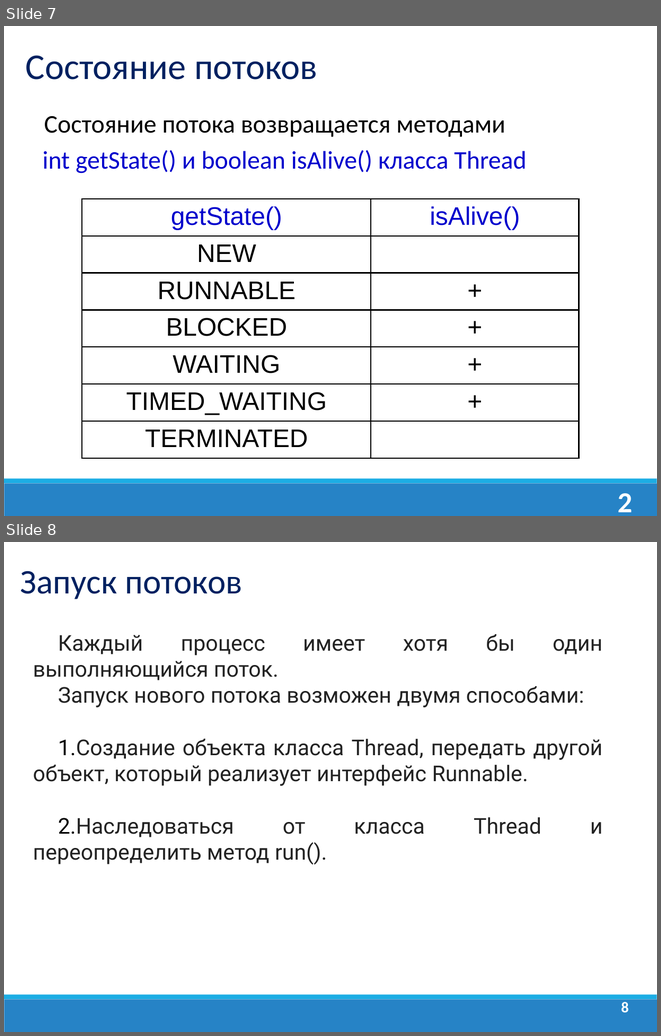
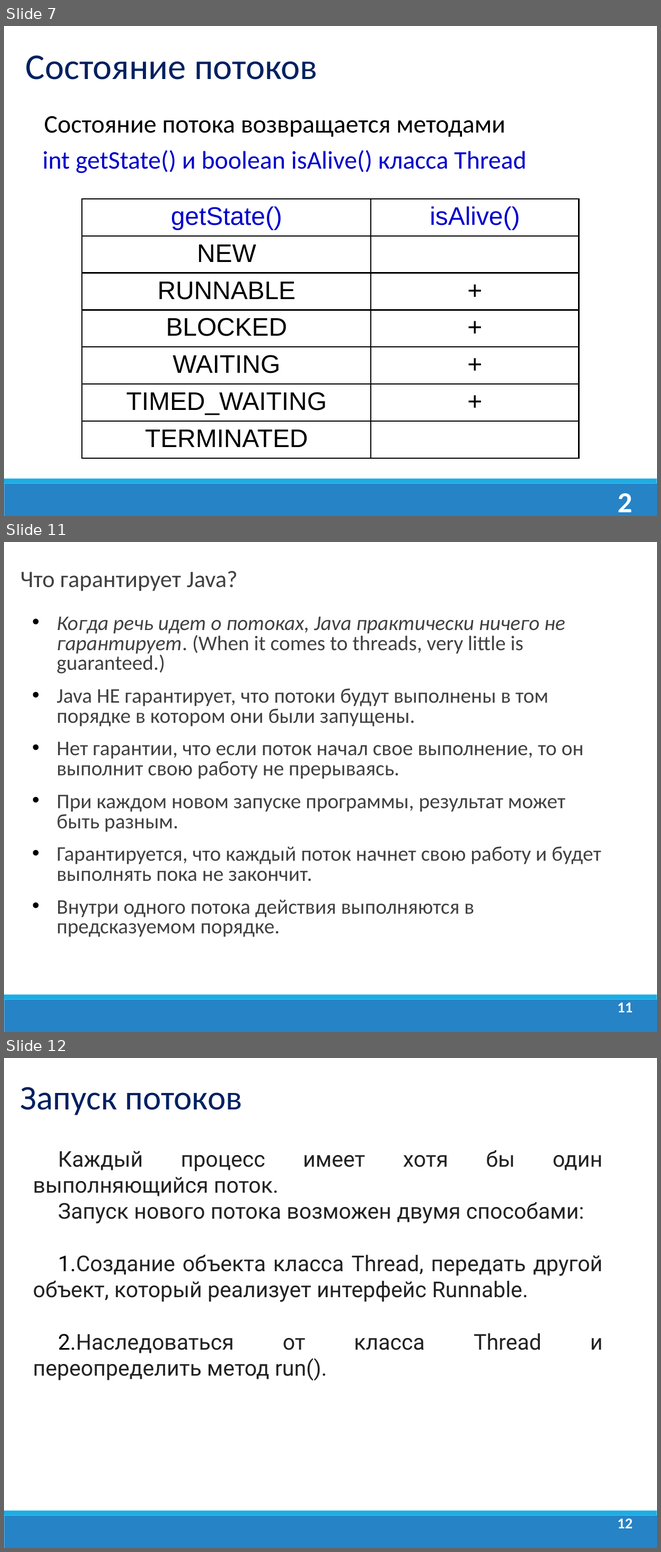
Before and after one commit to dmitry-academy/academy_old, a slide deck: academy/resources/presentations/Многопоточность/Java_Lection_18. Введение в многопоточность. Thread.ppt. Shown one above the other, each under a label of ours: slides 7 and 8 before the commit, slides 7, 11 and 12 after it; the slides between them are not shown. The pictures are 661x1036 and 661x1552 pixels, drawn with LibreOffice and Linux fonts; fonts in the diff are those of the drawing; background and template pictures are left out. Boxes give left, top, right and bottom in pixels: in the first picture for what was removed or moved away, otherwise in the second. Text is boxed around its words. In the diff, an @@ line names an element or a change of style, - is before the commit and + after.

```diff
--- a/academy/resources/presentations/Многопоточность/Java_Lection_18. Введение в многопоточность. Thread.ppt
+++ b/academy/resources/presentations/Многопоточность/Java_Lection_18. Введение в многопоточность. Thread.ppt
@@ slide 11 added at [4, 542, 657, 1032], background #FFFFFF; not listed: 2 template elements that a slide beside it also shows @@
@@ text added at [20, 571, 238, 591], 26 pt, text #404040 @@
+Что гарантирует Java?
@@ text added at [56, 616, 601, 937], 23 pt, text #404040 @@
+• Когда речь идет о потоках, Java практически ничего не гарантирует. (When it comes to threads, very little is guaranteed.)
+• Java НЕ гарантирует, что потоки будут выполнены в том порядке в котором они были запущены.
+• Нет гарантии, что если поток начал свое выполнение, то он выполнит свою работу не прерываясь.
+• При каждом новом запуске программы, результат может быть разным.
+• Гарантируется, что каждый поток начнет свою работу и будет выполнять пока не закончит.
+• Внутри одного потока действия выполняются в предсказуемом порядке.
@@ page number added at [617, 1002, 633, 1012], 16.6 pt, text #FFFFFF, bold @@
+11
@@ what was slide 8 is now slide 12 @@
@@ page number at [617, 1518, 633, 1528]: text changed @@
-8
+12
```
Also in this commit, not shown: 2 slides changed, 4 other slides added.
